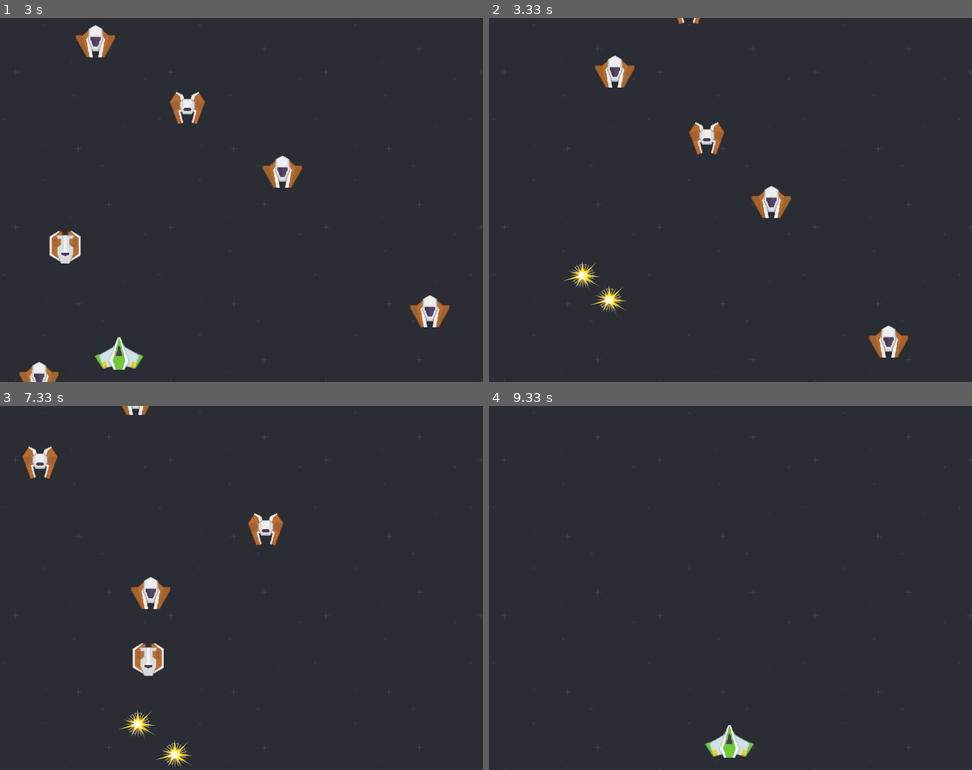
Above: before the commit, frames 1-4 (two rows, left to right).
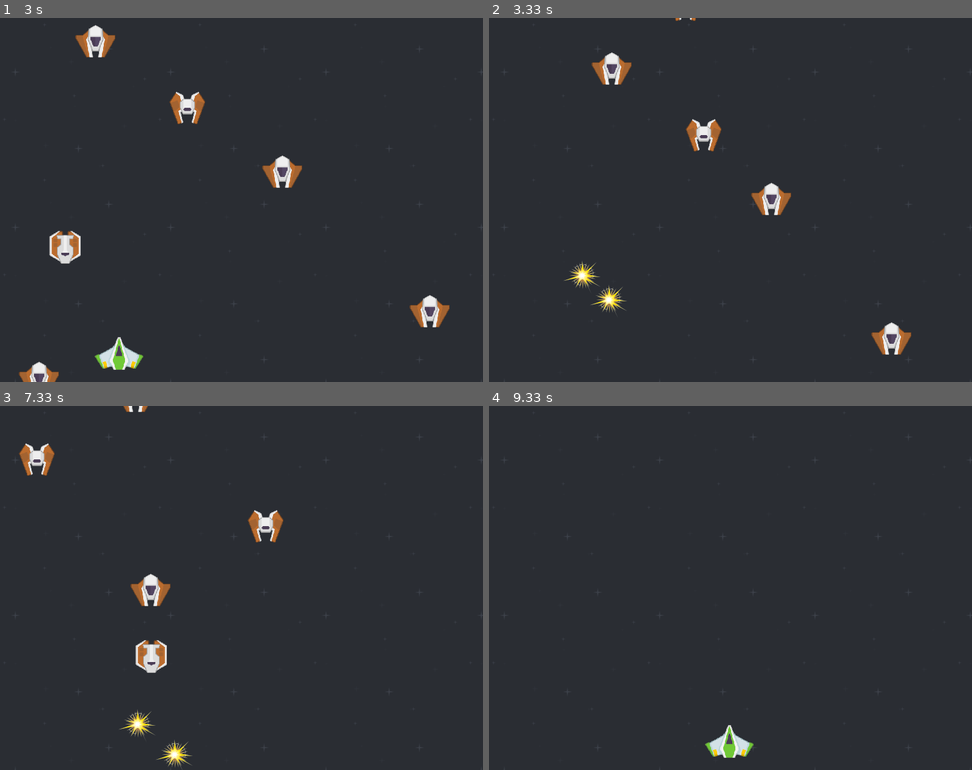
Above: after the commit, the same moments.

Repository: jguillo/curso-pygame
Game: pygame game, started from 7-colisiones.py
Same seed, same stepped clock (60 frames per second), same inputs: the game is played once before the commit and once after it.
Inputs:
- Up to frame 1 (3 s): hold Right 0.33-0.8 s; hold Up 0.83-1.13 s; hold Right 1.17-1.63 s; hold Left 1.67-2.2 s; hold Down 2.23-2.53 s; hold Left 2.57-2.97 s
- Up to frame 2 (3.33 s): hold Up from 3 s (still down)
- Up to frame 3 (7.33 s): release Up at 3.37 s; hold Right 5.8-6.27 s; hold Left 6.3-6.83 s; hold Down 6.87-7.17 s; hold Left from 7.2 s (still down)
- Up to frame 4 (9.33 s): release Left at 7.6 s

Frame 1 is identical in both runs. In frame 2, 1.5% of the frame differs, in the area x 21-88%, y 0-94%; in frame 3, 1.4%; in frame 4, nothing differs.

Commit message:
Reordenar detección de colisiones y optimizar generación del marcador.

Diff:
--- a/7-colisiones.py
+++ b/7-colisiones.py
@@ -240,9 +240,8 @@
         elif esperaEnemigo > 0:  # Estamos en espera
             esperaEnemigo -= 1   # Descuenta del tiempo de espera
 
+        todo.update()                   # Actualiza los sprites
         muerte = detectarColisiones()   # Detectar colisiones
-
-        todo.update()                   # Actualiza los sprites
         dibuja()                        # Dibuja la pantalla
 
         if muerte:                      # Si el jugador ha muerto
--- a/8-textos.py
+++ b/8-textos.py
@@ -189,20 +189,24 @@
     # CONSTRUCTOR
     def __init__(self):
         super().__init__()
-        self.puntos = 0  # Inicia la puntuación
-        self.add(todo)   # Se añade al grupo general
-
-    # Actualiza la imagen del marcador
-    def update(self):
-        # Crea el texto del marcador
+        self.puntos = 0        # Inicia la puntuación
+        self.actualizarTexto() # Crea el texto
+        self.add(todo)         # Se añade al grupo general
+
+    # No necesitamos hacer nada en update
+    def update(self):
+        pass
+
+    # Aumenta la puntuación y actualiza el texto
+    def aumenta(self):
+        self.puntos += 1
+        self.actualizarTexto()
+
+    # Crea la imagen con el texto del marcador
+    def actualizarTexto(self):
         self.image = FONT_MARCADOR.render(str(self.puntos), False, COLOR_MARCADOR)
         self.rect = self.image.get_bounding_rect()
-        # Lo coloca en la esquina superior derecha
         self.rect.topright = (WIDTH-10, 10)
-
-    # Aumenta la puntuación
-    def aumenta(self):
-        self.puntos += 1
 
 
 nave = Jugador()      # Crea el sprite jugador
@@ -311,9 +315,10 @@
         elif esperaEnemigo > 0:  # Estamos en espera
             esperaEnemigo -= 1   # Descuenta del tiempo de espera
 
+        todo.update()                   # Actualiza los sprites
+
         muerte = detectarColisiones()   # Detectar colisiones
 
-        todo.update()                   # Actualiza los sprites
         dibuja()                        # Dibuja la pantalla
 
         if muerte:                      # Si el jugador ha muerto
--- a/9-sonido.py
+++ b/9-sonido.py
@@ -209,21 +209,24 @@
     # CONSTRUCTOR
     def __init__(self):
         super().__init__()
-        self.puntos = 0  # Inicia la puntuación
-        self.add(todo)   # Se añade al grupo general
-
-    # Actualiza la imagen del marcador
-    def update(self):
-        # Crea el texto del marcador
+        self.puntos = 0        # Inicia la puntuación
+        self.actualizarTexto() # Crea el texto
+        self.add(todo)         # Se añade al grupo general
+
+    # No necesitamos hacer nada en update
+    def update(self):
+        pass
+
+    # Aumenta la puntuación y actualiza el texto
+    def aumenta(self):
+        self.puntos += 1
+        self.actualizarTexto()
+
+    # Crea la imagen con el texto del marcador
+    def actualizarTexto(self):
         self.image = FONT_MARCADOR.render(str(self.puntos), False, COLOR_MARCADOR)
         self.rect = self.image.get_bounding_rect()
-        # Lo coloca en la esquina superior derecha
         self.rect.topright = (WIDTH-10, 10)
-
-    # Aumenta la puntuación
-    def aumenta(self):
-        self.puntos += 1
-
 
 nave = Jugador()      # Crea el sprite jugador
 marcador = Marcador() # Crea el sprite marcador
@@ -339,9 +342,10 @@
         elif esperaEnemigo > 0:  # Estamos en espera
             esperaEnemigo -= 1   # Descuenta del tiempo de espera
 
+        todo.update()       # Actualiza los sprites
+
         muerte = detectarColisiones()   # Detectar colisiones
 
-        todo.update()       # Actualiza los sprites
         dibuja()            # Dibuja la pantalla
 
         if muerte:          # Si el jugador ha muerto
--- a/space-shooter.py
+++ b/space-shooter.py
@@ -209,21 +209,24 @@
     # CONSTRUCTOR
     def __init__(self):
         super().__init__()
-        self.puntos = 0  # Inicia la puntuación
-        self.add(todo)   # Se añade al grupo general
-
-    # Actualiza la imagen del marcador
-    def update(self):
-        # Crea el texto del marcador
+        self.puntos = 0        # Inicia la puntuación
+        self.actualizarTexto() # Crea el texto
+        self.add(todo)         # Se añade al grupo general
+
+    # No necesitamos hacer nada en update
+    def update(self):
+        pass
+
+    # Aumenta la puntuación y actualiza el texto
+    def aumenta(self):
+        self.puntos += 1
+        self.actualizarTexto()
+
+    # Crea la imagen con el texto del marcador
+    def actualizarTexto(self):
         self.image = FONT_MARCADOR.render(str(self.puntos), False, COLOR_MARCADOR)
         self.rect = self.image.get_bounding_rect()
-        # Lo coloca en la esquina superior derecha
         self.rect.topright = (WIDTH-10, 10)
-
-    # Aumenta la puntuación
-    def aumenta(self):
-        self.puntos += 1
-
 
 nave = Jugador()      # Crea el sprite jugador
 marcador = Marcador() # Crea el sprite marcador
@@ -339,9 +342,10 @@
         elif esperaEnemigo > 0:  # Estamos en espera
             esperaEnemigo -= 1   # Descuenta del tiempo de espera
 
+        todo.update()       # Actualiza los sprites
+
         muerte = detectarColisiones()   # Detectar colisiones
 
-        todo.update()       # Actualiza los sprites
         dibuja()            # Dibuja la pantalla
 
         if muerte:          # Si el jugador ha muerto
Not shown, changed: Videojuegos con Pygame.pdf
